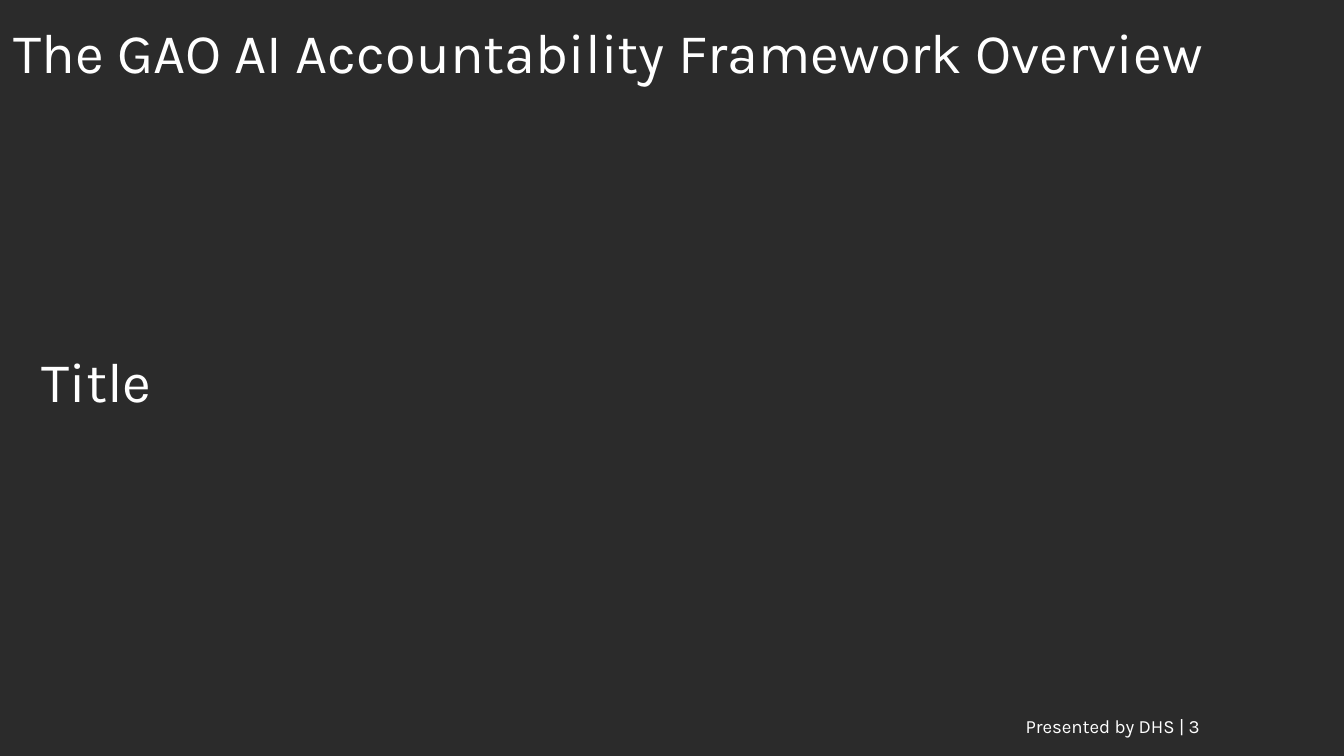
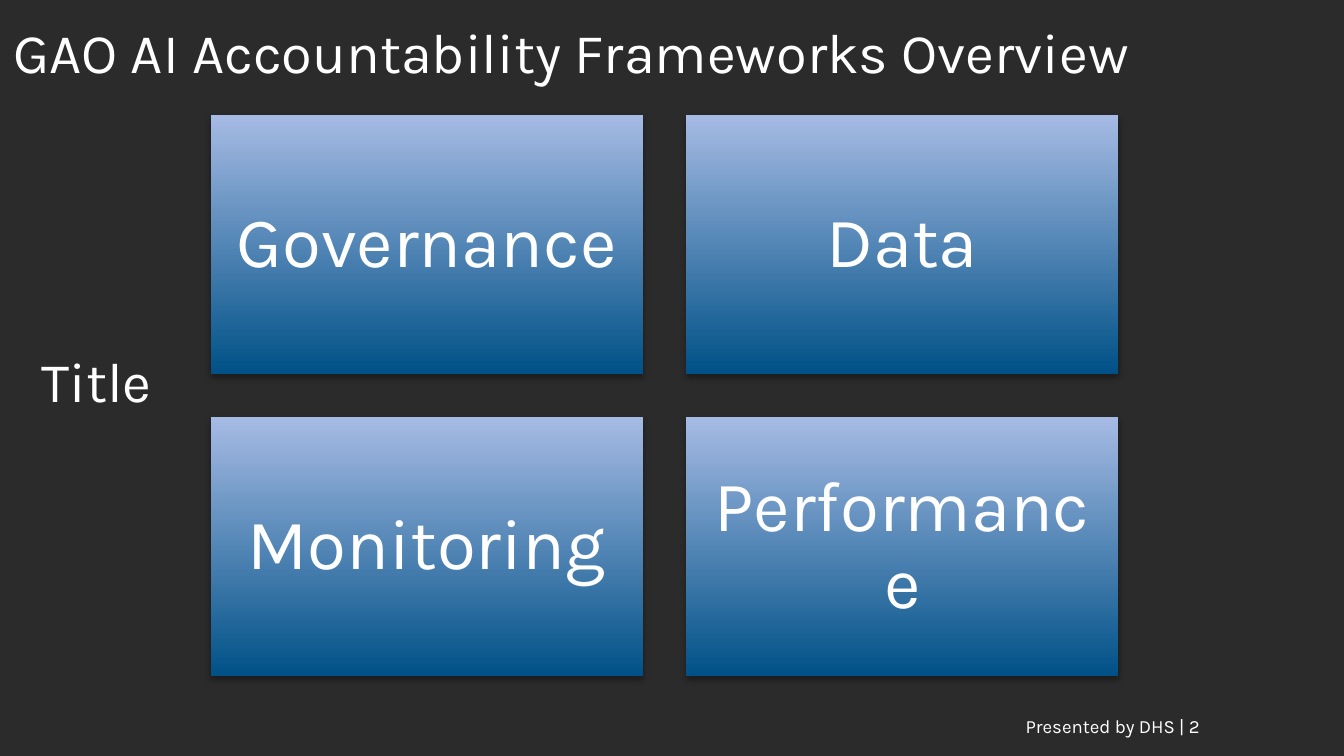
Before and after one commit to ethanmoscot/gao-ai, a slide deck: slide 2 of gao_ai_proposal.pptx (slide 3 before the commit). Drawn at 1344x756 pixels with LibreOffice and Linux fonts; fonts in the diff are those of the drawing; background and template pictures are left out; a plain dark background stands for a picture behind light text. Boxes give left, top, right and bottom in pixels: in the first picture for what was removed or moved away, otherwise in the second. Text is boxed around its words. In the diff, an @@ line names an element or a change of style, - is before the commit and + after.

```diff
--- a/gao_ai_proposal.pptx
+++ b/gao_ai_proposal.pptx
@@ title at (13, 34, 1128, 87): text changed @@
-The GAO AI Accountability Framework Overview
+GAO AI Accountability Frameworks Overview
@@ group added at (211, 114, 1120, 676): 4 rectangles, 4 texts @@
+Governance
+Data
+Monitoring
+Performance
@@ text at (1026, 720, 1200, 738): text changed @@
-Presented by DHS | 3
+Presented by DHS | 2
```
Also in this commit, not shown: 3 other slides changed, 1 slide added, 2 slides removed.
